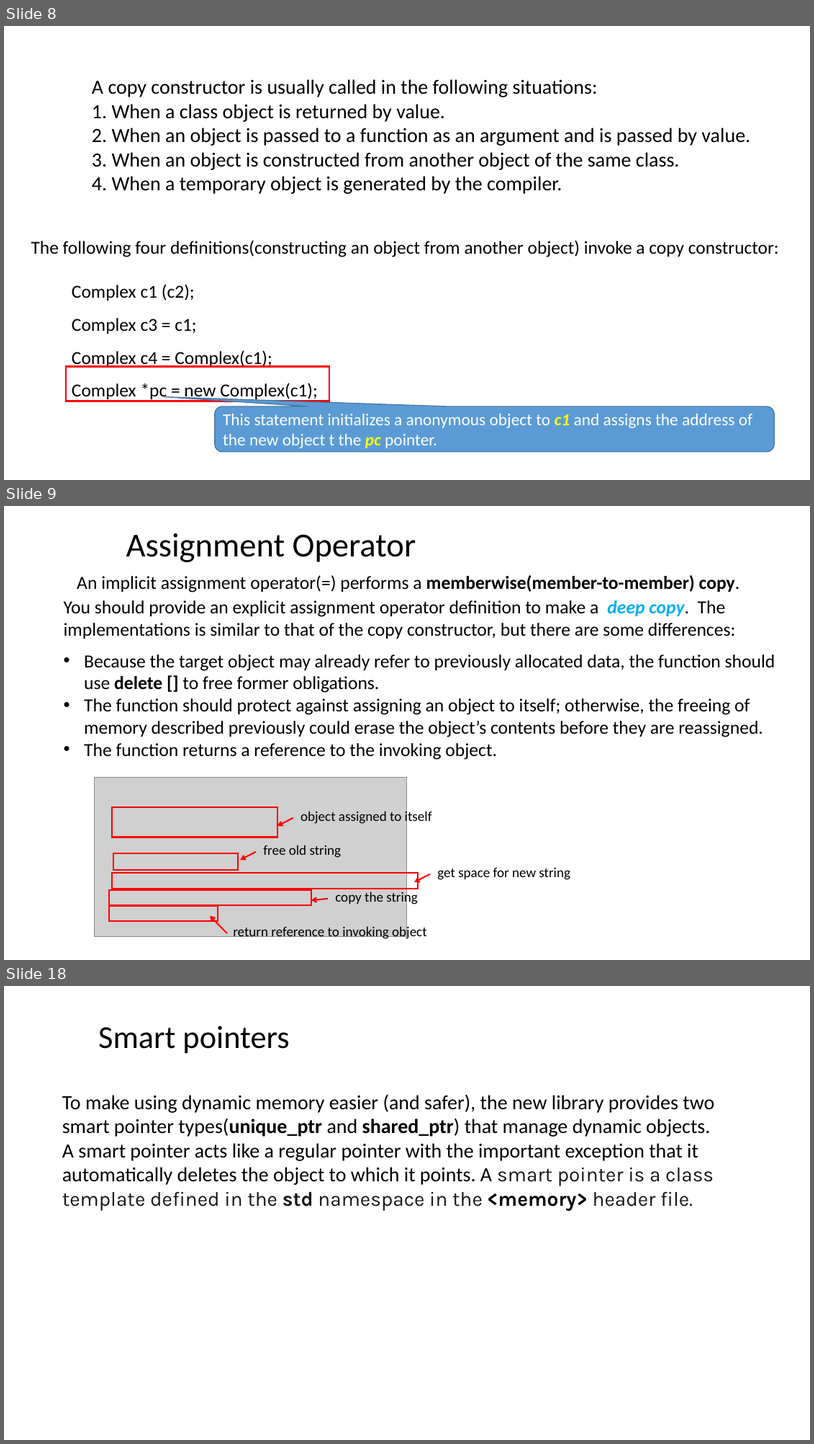
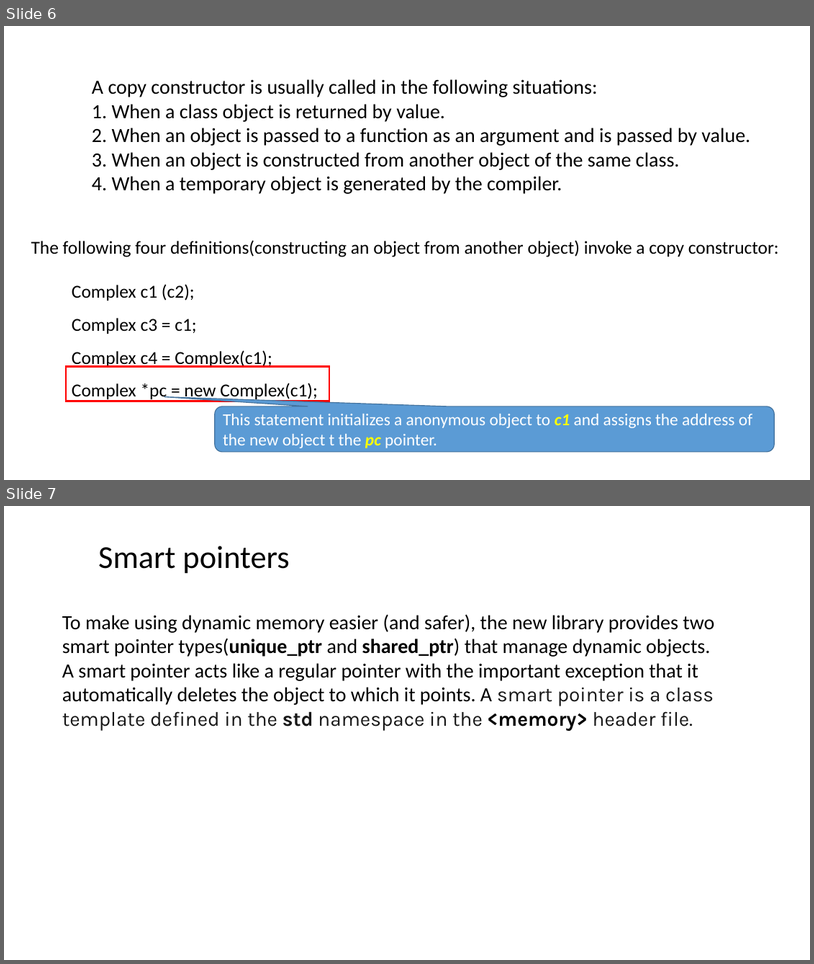
Before and after one commit to ShiqiYu/CPP, a slide deck: week11/Lab11.pptx. Shown one above the other, each under a label of ours: slides 8, 9 and 18 before the commit, slides 6 and 7 after it; the slides between them are not shown. The pictures are 814x1444 and 814x964 pixels, drawn with LibreOffice and Linux fonts; fonts in the diff are those of the drawing; grey boxes stand for pictures; background and template pictures are left out. Boxes give left, top, right and bottom in pixels: in the first picture for what was removed or moved away, otherwise in the second. Text is boxed around its words. In the diff, an @@ line names an element or a change of style, - is before the commit and + after.

```diff
--- a/week11/Lab11.pptx
+++ b/week11/Lab11.pptx
@@ slide 9 removed at <box>4,506,810,960</box>, background #FFFFFF @@
@@ title removed at <box>126,533,417,562</box> @@
-Assignment Operator
@@ text removed at <box>77,575,741,592</box> @@
-An implicit assignment operator(=) performs a memberwise(member-to-member) copy.
@@ text removed at <box>64,600,736,638</box> @@
-You should provide an explicit assignment operator definition to make a deep copy. The implementations is similar to that of the copy constructor, but there are some differences:
@@ text removed at <box>84,654,776,759</box> @@
-• Because the target object may already refer to previously allocated data, the function should use delete [] to free former obligations.
-• The function should protect against assigning an object to itself; otherwise, the freeing of memory described previously could erase the object’s contents before they are reassigned.
-• The function returns a reference to the invoking object.
@@ picture removed at <box>94,777,407,936</box> @@
@@ rectangle removed at <box>112,807,278,837</box> @@
@@ arrow removed from (293, 818) to (278, 826) @@
@@ text removed at <box>301,809,432,824</box> @@
-object assigned to itself
@@ text removed at <box>263,844,342,857</box> @@
-free old string
@@ rectangle removed at <box>112,872,419,889</box> @@
@@ rectangle removed at <box>113,853,238,870</box> @@
@@ arrow removed from (256, 852) to (241, 860) @@
@@ text removed at <box>437,867,571,880</box> @@
-get space for new string
@@ rectangle removed at <box>109,890,312,905</box> @@
@@ text removed at <box>335,890,418,905</box> @@
-copy the string
@@ arrow removed from (430, 874) to (415, 882) @@
@@ rectangle removed at <box>109,906,218,921</box> @@
@@ arrow removed from (227, 933) to (211, 916) @@
@@ arrow removed from (328, 898) to (311, 900) @@
@@ text removed at <box>233,924,427,939</box> @@
-return reference to invoking object
@@ what was slide 8 is now slide 6 @@
@@ what was slide 18 is now slide 7 @@
```
Also in this commit, not shown: 2 slides changed, 2 slides added, 13 other slides removed.
